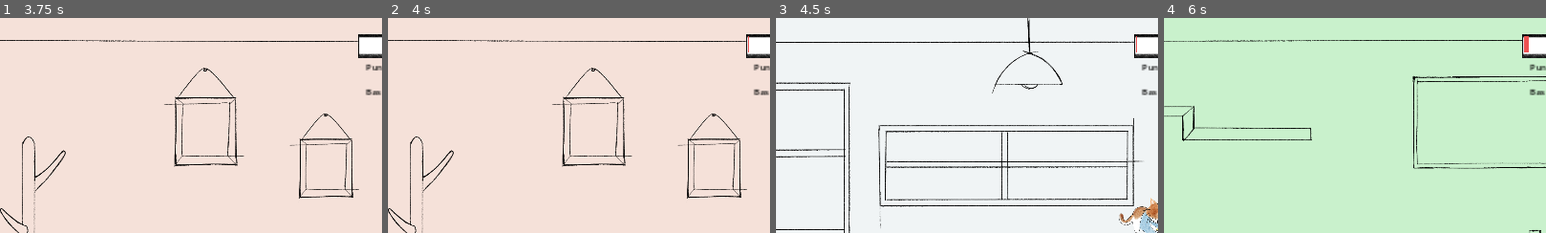
Above: before the commit, frames 1-4 (left to right).
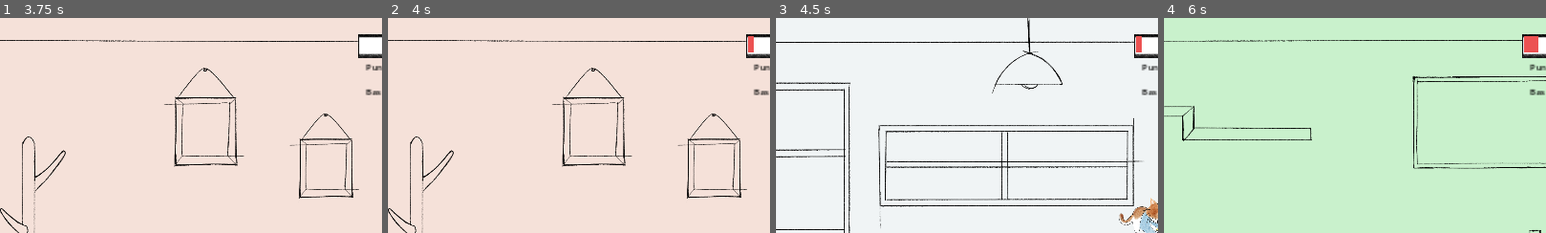
Above: after the commit, the same moments.

Repository: cabranca/Messi-Kitty
Game: Godot game, scene res://Escenas/nivel_1.tscn
The game is run twice, just before and just after one commit, with the same random seed, the same clock (stepped at 60 frames per second) and the same inputs. This scene is started directly instead of the project's main scene. The engine's default icon, where the game draws it, is replaced by a stand-in: a white triangle on a blue panel in a dark square.
Inputs (mouse positions are % of the whole screen's width and height, from its top left):
- Up to frame 1 (3.75 s): click (5, 52) at 0.5 s; click (95, 52) at 1.25 s; click (5, 52) at 2 s; click (95, 52) at 2.75 s; click (5, 52) at 3.5 s
- Up to frame 2 (4 s): no input
- Up to frame 3 (4.5 s): click (95, 52) at 4.25 s
- Up to frame 4 (6 s): move the mouse to (72, 45) at 5.02 s; click (72, 45) at 5.17 s; tap Enter at 5.75 s; move the mouse to (30, 55) at 5.77 s; click (30, 55) at 5.92 s
The pictures show only the part of the screen within x 21-71%, y 0-50%; the shares and areas given below are measured in that part.

Frame 1 is identical in both runs. In frame 2, less than 0.1% of the frame differs, in the area x 94-96%, y 8-16%; in frame 3, less than 0.1%; in frame 4, 0.2%, in the area x 95-98%, y 8-16%.

Commit message:
Corrijo bugs
condicion de derrota y barra de progreso

Diff:
--- a/Messi-Kitty_projecto/Codigo/nivel_1.gd
+++ b/Messi-Kitty_projecto/Codigo/nivel_1.gd
@@ -13,7 +13,7 @@
 	Vector2(-144, 702), Vector2(176, 848), Vector2(288, 670), Vector2(480, 478),
 	Vector2(1184, 782), Vector2(1568, 670), Vector2(1344, 506), Vector2(2048, 758),
 	Vector2(2240, 164), Vector2(2592, 220), Vector2(2592, 622), Vector2(3008, 565)]
-var fakeIndex = 0
+var condicionDerrota = 12
 
 
 func _ready():
@@ -29,9 +29,11 @@
 	$BasuraTimer.start()
 
 	barraBasura = $Ui/BarraBasura
+	barraBasura.max_value = condicionDerrota
+
 
 func _process(delta):
-	if Variables.contadorBasura == 12:
+	if Variables.contadorBasura == condicionDerrota:
 		game_over()
 
 
--- a/Messi-Kitty_projecto/Escenas/creditos.tscn
+++ b/Messi-Kitty_projecto/Escenas/creditos.tscn
@@ -1,6 +1,6 @@
 [gd_scene load_steps=4 format=3 uid="uid://xnmjeyi4u30"]
 
-[ext_resource type="Script" path="res://Escenas/creditos.gd" id="1_1g6gp"]
+[ext_resource type="Script" path="res://Codigo/creditos.gd" id="1_1g6gp"]
 [ext_resource type="Texture2D" uid="uid://sybm2flx67bd" path="res://ArteVisual/UI/ph_flechita1.png" id="2_fmoyo"]
 [ext_resource type="Texture2D" uid="uid://dl0dyubidp1pn" path="res://ArteVisual/UI/ph_flechita2.png" id="3_vdtcy"]
 
--- a/Messi-Kitty_projecto/menu_game_over.tscn
+++ b/Messi-Kitty_projecto/Escenas/menu_game_over.tscn
@@ -37,7 +37,7 @@
 
 [node name="Titulo" type="Label" parent="Pantalla/AspectRatioContainer/VBoxContainer"]
 layout_mode = 2
-text = "Messi-kitty"
+text = "PERDISTE :)"
 horizontal_alignment = 1
 
 [node name="BotonReiniciar" type="Button" parent="Pantalla/AspectRatioContainer/VBoxContainer"]
--- a/Messi-Kitty_projecto/Escenas/nivel_1.tscn
+++ b/Messi-Kitty_projecto/Escenas/nivel_1.tscn
@@ -7,13 +7,11 @@
 [ext_resource type="Texture2D" uid="uid://bc8kl8engsp1g" path="res://ArteVisual/UI/fondo_posta_boceto.png" id="4_cccpe"]
 [ext_resource type="Script" path="res://Codigo/Fondo.gd" id="4_lp7fj"]
 [ext_resource type="AudioStream" uid="uid://b0teva6wcqtgm" path="res://Audio/chill_music.mp3" id="4_t5bgk"]
-[ext_resource type="Texture2D" uid="uid://bc8kl8engsp1g" path="res://ArteVisual/fondo_posta_boceto.png" id="7_bl8qs"]
-[ext_resource type="Texture2D" uid="uid://juagss4q05fx" path="res://ArteVisual/ph_BarraFondo.png" id="10_x8dvl"]
-[ext_resource type="Texture2D" uid="uid://4bh5xvf5c2l4" path="res://ArteVisual/ph_BarraRelleno.png" id="11_i0av5"]
 [ext_resource type="Texture2D" uid="uid://sybm2flx67bd" path="res://ArteVisual/UI/ph_flechita1.png" id="8_lttj1"]
 [ext_resource type="Texture2D" uid="uid://dl0dyubidp1pn" path="res://ArteVisual/UI/ph_flechita2.png" id="9_7fn21"]
 [ext_resource type="PackedScene" uid="uid://bixtxdklmw80y" path="res://Escenas/messi.tscn" id="10_r3kik"]
-
+[ext_resource type="Texture2D" uid="uid://juagss4q05fx" path="res://ArteVisual/ph_BarraFondo.png" id="10_x8dvl"]
+[ext_resource type="Texture2D" uid="uid://4bh5xvf5c2l4" path="res://ArteVisual/ph_BarraRelleno.png" id="11_i0av5"]
 
 [node name="Nivel1" type="Node"]
 script = ExtResource("1_33hxw")
Renamed: Messi-Kitty_projecto/Escenas/creditos.gd -> Messi-Kitty_projecto/Codigo/creditos.gd
Not shown: 1 places in Messi-Kitty_projecto/Escenas/nivel_1.tscn that only renumber resources
